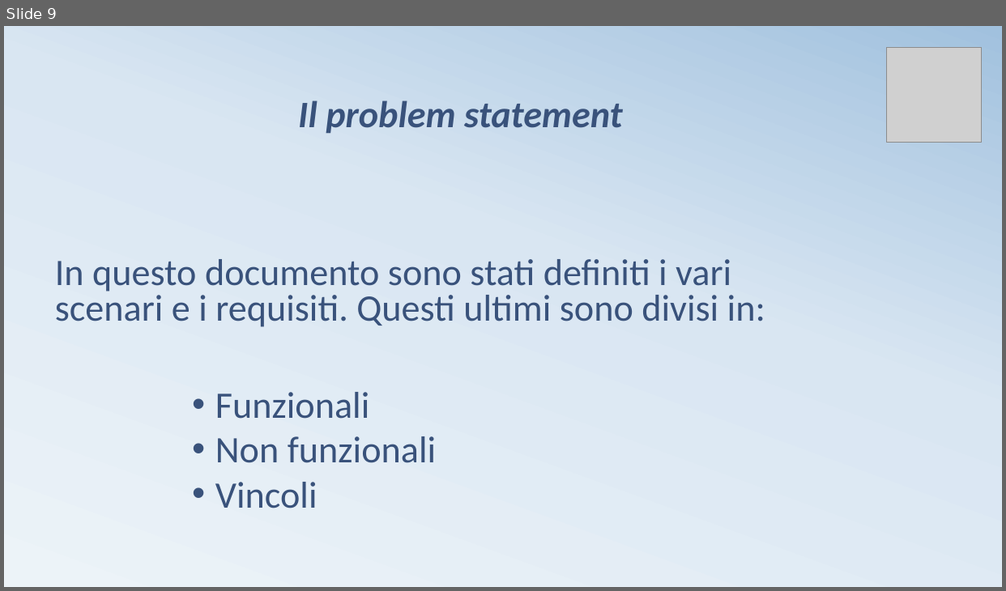
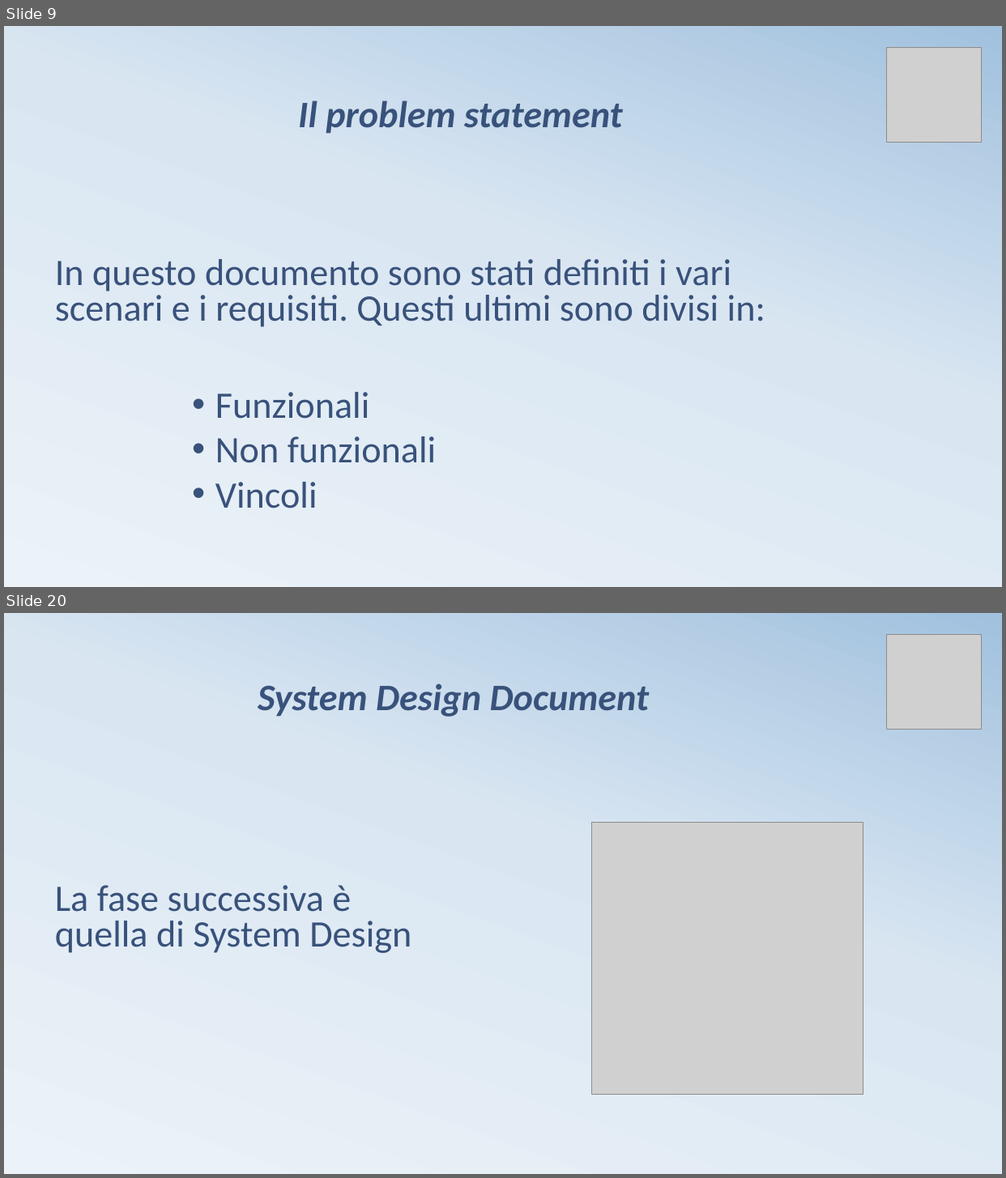
Before and after one commit to kekkox/Carcheck, a slide deck: Work product/Presentazione CarCheck.pptx. Shown one above the other, each under a label of ours: slide 9 before the commit, slides 9 and 20 after it; the slides between them are not shown. The pictures are 1006x591 and 1006x1178 pixels, drawn with LibreOffice and Linux fonts; fonts in the diff are those of the drawing; grey boxes stand for pictures. Boxes give left, top, right and bottom in pixels: in the first picture for what was removed or moved away, otherwise in the second. Text is boxed around its words. In the diff, an @@ line names an element or a change of style, - is before the commit and + after.

```diff
--- a/Work product/Presentazione CarCheck.pptx
+++ b/Work product/Presentazione CarCheck.pptx
@@ slide 20 added at (x1=4, y1=613, x2=1002, y2=1174), background gradient #ECF3F8 to #D9E6F2 to #A1C1DE @@
@@ picture added at (x1=886, y1=635, x2=981, y2=730) @@
@@ text added at (x1=258, y1=683, x2=650, y2=717), 36 pt, text #39527B, bold, italic @@
+System Design Document
@@ picture added at (x1=592, y1=823, x2=863, y2=1094) @@
@@ title added at (x1=55, y1=885, x2=411, y2=953), 36 pt, text #39527B @@
+La fase successiva è quella di System Design
```
Also in this commit, not shown: 3 slides changed, 23 other slides added, 13 slides removed.
